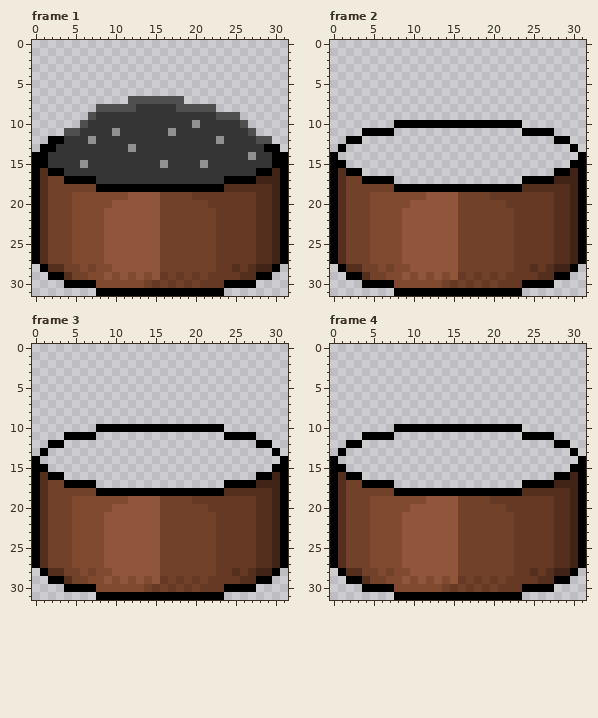
Pixel-art file -- ruzzle_sprites/obj_fire_source.aseprite. Above: the version before the commit.
32x32 pixels, 10 frames. Colours within 5 levels of each other are drawn and written as one. Shown: frame 1, frame 2, frame 3, frame 4. The commit also changed other frames, which this record leaves out.
Now the later version:
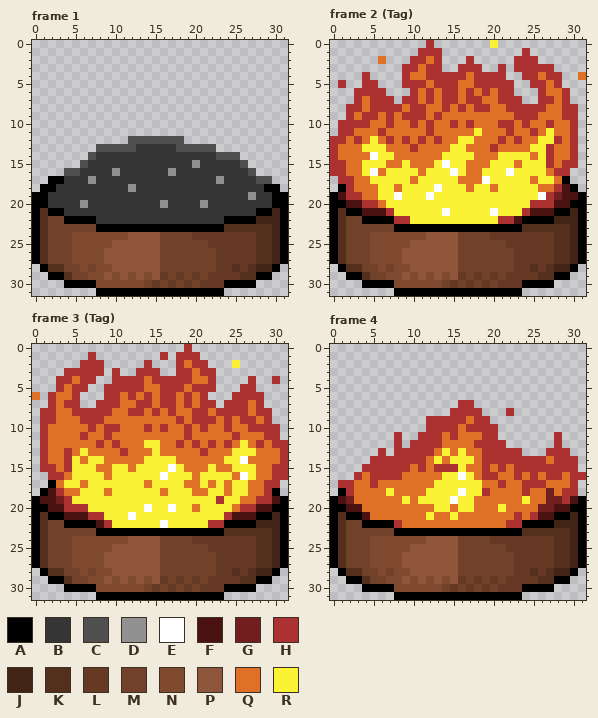
Palette (. is transparent): A #000000  B #353535  C #4f4f4f  D #919191  E #ffffff  F #4b1212  G #721e1e  H #ac3232  J #422416  K #542f1d  L #653923  M #72412a  N #804a31  P #8f563b  Q #df7126  R #fbf236
Changes in this commit:
layer "Layer 2" now shown
--- frame 1, layers "Layer 3", "Layer 1"
@@ x 0..31 @@
  6 ................................
- 7 ............CCCCCCC.............
- 8 ........CCCCCBBBBBCCCCC.........
- 9 .......CBBBBBBBBBBBBBBBCCC......
-10 ......CBBBBBBBBBBBBBDBBBBBC.....
-11 ....CCBBBBDBBBBBBDBBBBBBBBBC....
-12 ..AABBBDBBBBBBBBBBBBBBBDBBBBCC..
-13 .AABBBBBBBBBDBBBBBBBBBBBBBBBBAA.
-14 AABBBBBBBBBBBBBBBBBBBBBBBBBDBBAA
-15 AABBBBDBBBBBBBBBDBBBBDBBBBBBBBAA
-16 AKAABBBBBBBBBBBBBBBBBBBBBBBBAAJA
-17 AKMMAAAABBBBBBBBBBBBBBBBAAAAJJJA
-18 AKMMMMMMAAAAAAAAAAAAAAAAKKKKKKJA
-19 AKMMMNNNNNNNPPPPMMMMLLLLLLLLKKJA
-20 AKMMMNNNNNPPPPPPMMMMMMLLLLLLKKJA
-21 AKMMMNNNNPPPPPPPMMMMMMMLLLLLKKJA
-22 AKMMMNNNNPPPPPPPMMMMMMMLLLLLKKJA
-23 AKMMMNNNNPPPPPPPMMMMMMMLLLLLKKJA
-24 AKMMMNNNNPPPPPPPMMMMMMMLLLLLKKJA
-25 AKMMMNNNNPPPPPPPMMMMMMMLLLLLKKJA
+ 7 ................................
+ 8 ................................
+ 9 ................................
+10 ................................
+11 ................................
+12 ............CCCCCCC.............
+13 ........CCCCCBBBBBCCCCC.........
+14 .......CBBBBBBBBBBBBBBBCCC......
+15 ......CBBBBBBBBBBBBBDBBBBBC.....
+16 ....CCBBBBDBBBBBBDBBBBBBBBBC....
+17 ..AABBBDBBBBBBBBBBBBBBBDBBBBCC..
+18 .AABBBBBBBBBDBBBBBBBBBBBBBBBBAA.
+19 AABBBBBBBBBBBBBBBBBBBBBBBBBDBBAA
+20 AABBBBDBBBBBBBBBDBBBBDBBBBBBBBAA
+21 AKAABBBBBBBBBBBBBBBBBBBBBBBBAAJA
+22 AKMMAAAABBBBBBBBBBBBBBBBAAAAJJJA
+23 AKMMMMMMAAAAAAAAAAAAAAAAKKKKKKJA
+24 AKMMMNNNNNNNPPPPMMMMLLLLLLLLKKJA
+25 AKMMMNNNNNPPPPPPMMMMMMLLLLLLKKJA
 26 AKMMMNNNNPPPPPPPMMMMMMMLLLLLKKJA
--- frame 2 (Tag), layers "Layer 2", "Layer 1"
@@ x 0..31 @@
- 0 ................................
- 1 ................................
- 2 ................................
- 3 ................................
- 4 ................................
- 5 ................................
- 6 ................................
- 7 ................................
- 8 ................................
- 9 ................................
-10 ........AAAAAAAAAAAAAAAA........
-11 ....AAAA................AAAA....
-12 ..AA........................AA..
-13 .A............................A.
-14 A..............................A
-15 AA............................AA
-16 AKAA........................AAJA
-17 AKMMAAAA................AAAAJJJA
-18 AKMMMMMMAAAAAAAAAAAAAAAAKKKKKKJA
-19 AKMMMNNNNNNNPPPPMMMMLLLLLLLLKKJA
-20 AKMMMNNNNNPPPPPPMMMMMMLLLLLLKKJA
-21 AKMMMNNNNPPPPPPPMMMMMMMLLLLLKKJA
-22 AKMMMNNNNPPPPPPPMMMMMMMLLLLLKKJA
-23 AKMMMNNNNPPPPPPPMMMMMMMLLLLLKKJA
-24 AKMMMNNNNPPPPPPPMMMMMMMLLLLLKKJA
-25 AKMMMNNNNPPPPPPPMMMMMMMLLLLLKKJA
+ 0 ............H.......R...........
+ 1 ...........HHH..........H.......
+ 2 ......Q...HHQH...H.....HHH......
+ 3 .........HHQHH..HHH..H.HHHHH....
+ 4 ....H....HQQHHHHHQHHHH..HHQHH..Q
+ 5 .H..HH...HHHQHHHQQHHHHH..HHQH...
+ 6 ...HHHH...HQHQHHQHQHQHH...HQQH..
+ 7 ...HQHHH.HHQHQHHQHHQQHHH..HHQH..
+ 8 ..HHQHHHHQHHQQHQHQHHQQHHHHHQQHH.
+ 9 ..HQHHQHQHHHQHQQQQQQQQQHHHQQQHH.
+10 .HHHHQQHQQHQHQQHQHQQQHHQHQQHQQH.
+11 .HHQQQHQQQQQHQQQQQRQQQHQQHQRQQH.
+12 HHQHQRQHQHQHQHQQRRQQQHQHQQRRHQH.
+13 HQQQRRRQQQHQQQQRRQQQHQQQQRRHQQH.
+14 HQQQQERRQQQQQQRRRRQQQRRRRQRHQQH.
+15 HHQQRRRQQRQQQRERRQQQRRRQRRRHQHH.
+16 HHQQREQRRRRQRRRERQQRRRERRRRQHH..
+17 .HHQQRRRRRQRRRRRQQQERRRRRQRRQA..
+18 .AHQQQRRQRRRRERRRQRRQRRRRRQQHFA.
+19 AFHHQQRRERRRERRRRRRRRRRRRREHGFFA
+20 AAFFHHQRRRRRRRRRRRRRRRRRRHHHFFAA
+21 AKAAFFFHRRRRRRERRRRRERRRHFFFAAJA
+22 AKMMAAAAHHRRRRRRRRRRRHHFAAAAJJJA
+23 AKMMMMMMAAAAAAAAAAAAAAAAKKKKKKJA
+24 AKMMMNNNNNNNPPPPMMMMLLLLLLLLKKJA
+25 AKMMMNNNNNPPPPPPMMMMMMLLLLLLKKJA
 26 AKMMMNNNNPPPPPPPMMMMMMMLLLLLKKJA
--- frame 3 (Tag), layers "Layer 2", "Layer 1"
@@ x 0..31 @@
- 0 ................................
- 1 ................................
- 2 ................................
- 3 ................................
- 4 ................................
- 5 ................................
- 6 ................................
- 7 ................................
- 8 ................................
- 9 ................................
-10 ........AAAAAAAAAAAAAAAA........
-11 ....AAAA................AAAA....
-12 ..AA........................AA..
-13 .A............................A.
-14 A..............................A
-15 AA............................AA
-16 AKAA........................AAJA
-17 AKMMAAAA................AAAAJJJA
-18 AKMMMMMMAAAAAAAAAAAAAAAAKKKKKKJA
-19 AKMMMNNNNNNNPPPPMMMMLLLLLLLLKKJA
-20 AKMMMNNNNNPPPPPPMMMMMMLLLLLLKKJA
-21 AKMMMNNNNPPPPPPPMMMMMMMLLLLLKKJA
-22 AKMMMNNNNPPPPPPPMMMMMMMLLLLLKKJA
-23 AKMMMNNNNPPPPPPPMMMMMMMLLLLLKKJA
-24 AKMMMNNNNPPPPPPPMMMMMMMLLLLLKKJA
-25 AKMMMNNNNPPPPPPPMMMMMMMLLLLLKKJA
+ 0 ...................H............
+ 1 .......H........H.HHH...........
+ 2 ......HHH.....H...HQHH...R......
+ 3 ....HHHHH.H..HHH..HHQHH.........
+ 4 ...HHQHH..HHHHQHHHHHQQH....H..H.
+ 5 ...HQHH..HHHHHQQHHHQHHH...HH....
+ 6 Q.HQQH...HHQHQHQHHQHQH...HHHH...
+ 7 ..HQHH..HHHQQHHQHHQHQHH.HHHQH...
+ 8 .HHQQHHHHHQQHHQHQHQQHHQHHHHQHH..
+ 9 .HHQQQHHHQQQQQQQQQHQHHHQHQHHQH..
+10 .HQQQQQHQHHQQQHQHQQHQHQQHQQHHHH.
+11 .HQQQQHQQHQQQQQQQQQHQQQQQHQQQHH.
+12 .HQQQQQQHQHQQQRRQQHQHQHQHQRQHQHH
+13 .HQQHQRQQQQHQQQRQQQQQHQQQRRRQQQH
+14 .HQQHRQRRQQQQQRRRRQQQQQQRREQQQQH
+15 .HHQHRRRQQRRQRRRRERQQQRQQRRRQQHH
+16 ..HHQRRRRQRRRRRRERRRQRRRRQERQQHH
+17 ..AQRRQRRRRRRRQRRRRQQRQRQRRQQHH.
+18 .AFHQQRRRQRRRRRRQRRRQQRRQRRQQHA.
+19 AFFGHRRRRRRRRRRRRRRRRRRHRRQQHHFA
+20 AAFFHHHRRRRRRRERRERRQRRRRQHHFFAA
+21 AKAAFFFHHRRRERRRRRRRRRRRHFFFAAJA
+22 AKMMAAAAFHRRRRRRERRRRRHHAAAAJJJA
+23 AKMMMMMMAAAAAAAAAAAAAAAAKKKKKKJA
+24 AKMMMNNNNNNNPPPPMMMMLLLLLLLLKKJA
+25 AKMMMNNNNNPPPPPPMMMMMMLLLLLLKKJA
 26 AKMMMNNNNPPPPPPPMMMMMMMLLLLLKKJA
--- frame 4, layers "Layer 2", "Layer 1"
@@ x 0..31 @@
  6 ................................
- 7 ................................
- 8 ................................
- 9 ................................
-10 ........AAAAAAAAAAAAAAAA........
-11 ....AAAA................AAAA....
-12 ..AA........................AA..
-13 .A............................A.
-14 A..............................A
-15 AA............................AA
-16 AKAA........................AAJA
-17 AKMMAAAA................AAAAJJJA
-18 AKMMMMMMAAAAAAAAAAAAAAAAKKKKKKJA
-19 AKMMMNNNNNNNPPPPMMMMLLLLLLLLKKJA
-20 AKMMMNNNNNPPPPPPMMMMMMLLLLLLKKJA
-21 AKMMMNNNNPPPPPPPMMMMMMMLLLLLKKJA
-22 AKMMMNNNNPPPPPPPMMMMMMMLLLLLKKJA
-23 AKMMMNNNNPPPPPPPMMMMMMMLLLLLKKJA
-24 AKMMMNNNNPPPPPPPMMMMMMMLLLLLKKJA
-25 AKMMMNNNNPPPPPPPMMMMMMMLLLLLKKJA
+ 7 ................HH..............
+ 8 ...............HHHH...H.........
+ 9 ............HHHHHQHH............
+10 ............HHHHQHHHH...........
+11 ........H..HHHQHQQQHH.......H...
+12 ........H.HHHHQQQQHHHH......H...
+13 ......H.HHHHHQRQRQQHHHHH...HHH..
+14 .....HHHHHHHQRQRRRQHHHHHHHHQHHH.
+15 ....HHHHHHQHQHHHRQQHQHQHHHHHHHH.
+16 ...HQHHHHQQQQQRRERQHHQQHQHQHHQHH
+17 .HHQQHQQQQQQQRRRRRRQQHQQHHHQQQH.
+18 .AHQQQQRQQQQRRRRERRHQQQQHQQGQHH.
+19 AFGQQQQQQRQRRRRERRQQQQQQRQQGGHFA
+20 AAFFQQQQQQQQQRRQRRQQQRQQQQGGFFAA
+21 AKAAFQQQQQQQRQQRQQQQQQQHQHFFAAJA
+22 AKMMAAAAHQQQQQQQQQQQQQHHAAAAJJJA
+23 AKMMMMMMAAAAAAAAAAAAAAAAKKKKKKJA
+24 AKMMMNNNNNNNPPPPMMMMLLLLLLLLKKJA
+25 AKMMMNNNNNPPPPPPMMMMMMLLLLLLKKJA
 26 AKMMMNNNNPPPPPPPMMMMMMMLLLLLKKJA
